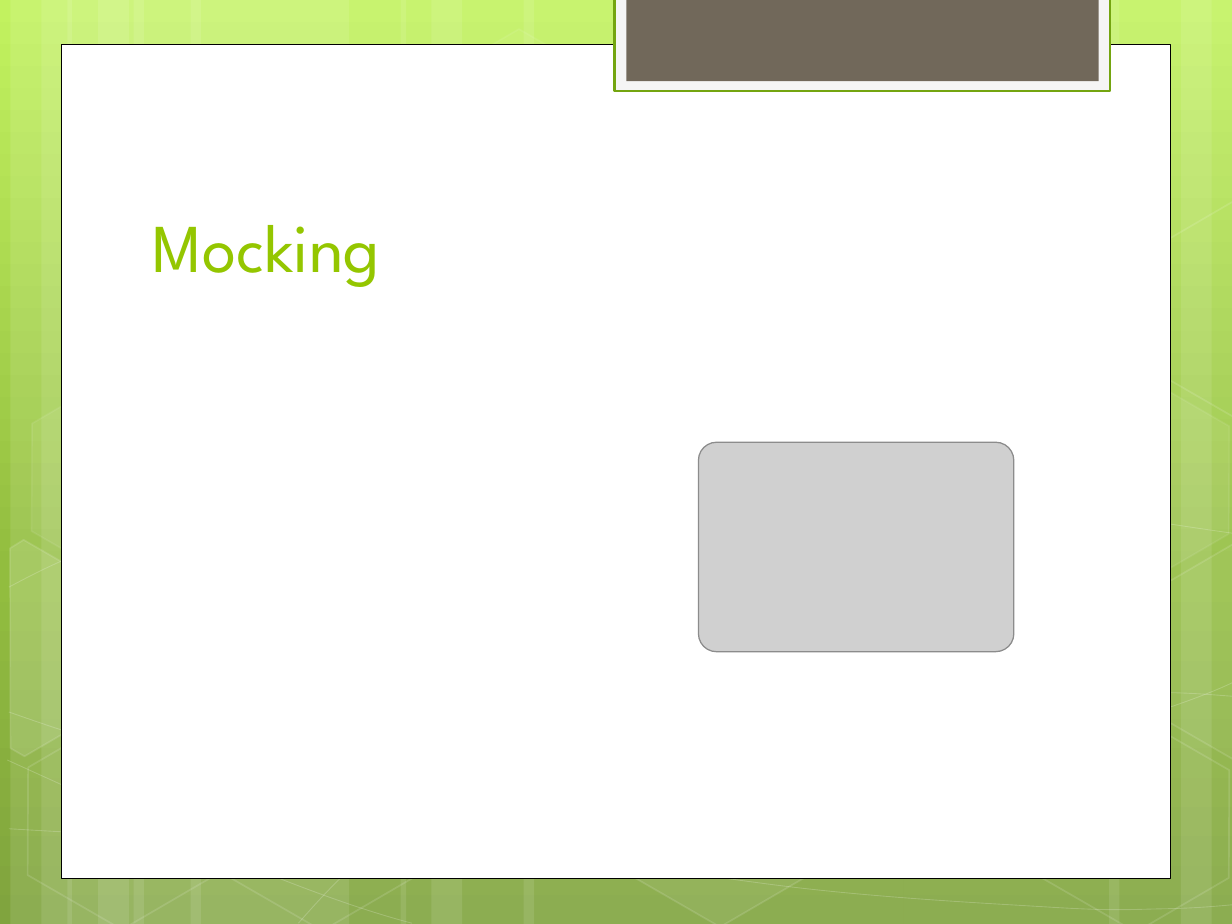
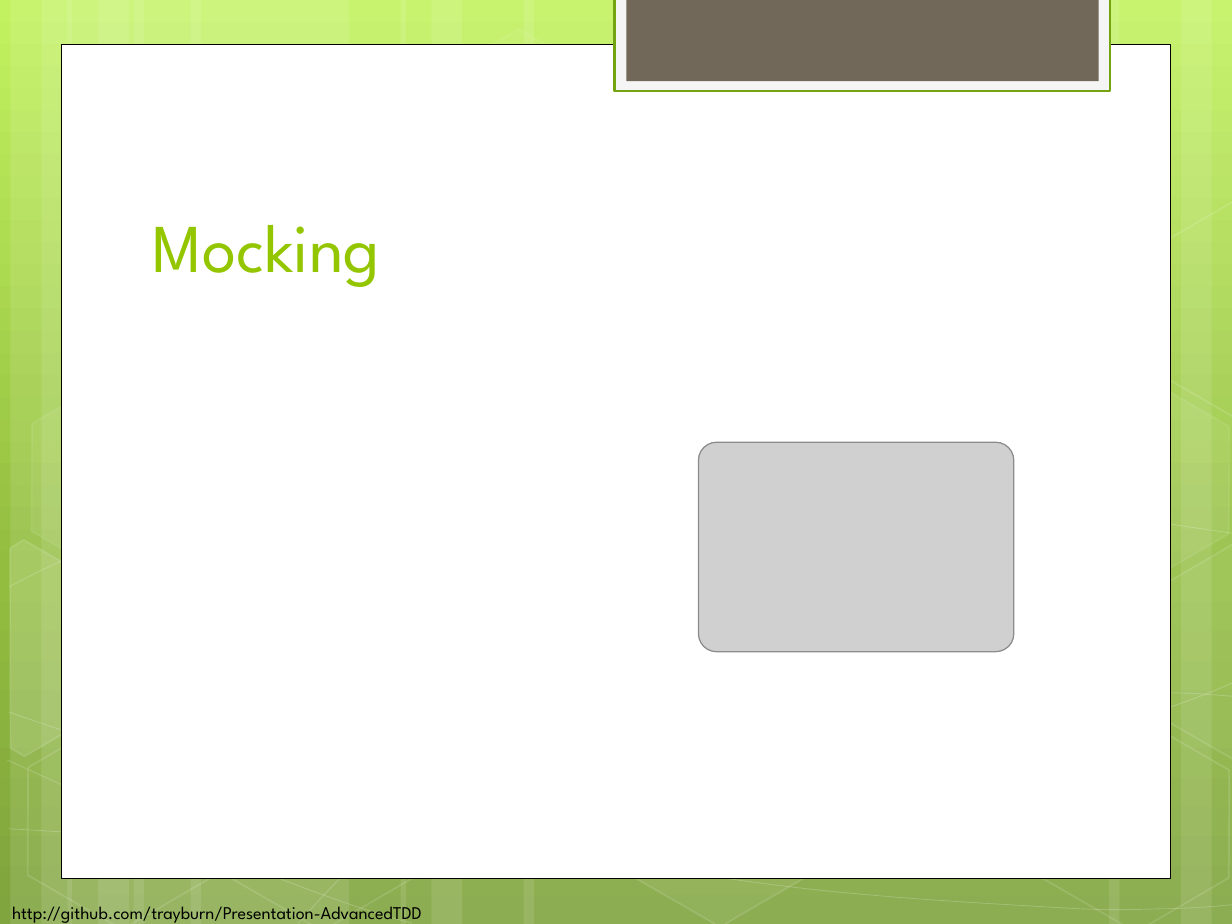
Before and after one commit to trayburn/Presentation-AdvancedTDD, a slide deck: slide 18 of Advanced Test Driven Development.pptx. Drawn at 1232x924 pixels with LibreOffice and Linux fonts; fonts in the diff are those of the drawing; grey boxes stand for pictures; background and template pictures are left out. Boxes give left, top, right and bottom in pixels: in the first picture for what was removed or moved away, otherwise in the second. Text is boxed around its words. In the diff, an @@ line names an element or a change of style, - is before the commit and + after.

```diff
--- a/Advanced Test Driven Development.pptx
+++ b/Advanced Test Driven Development.pptx
@@ text added at [12, 906, 422, 923], 10.5 pt, text #000000 @@
+http://github.com/trayburn/Presentation-AdvancedTDD
```
Also in this commit, not shown: 4 other slides changed, 4 other files.
